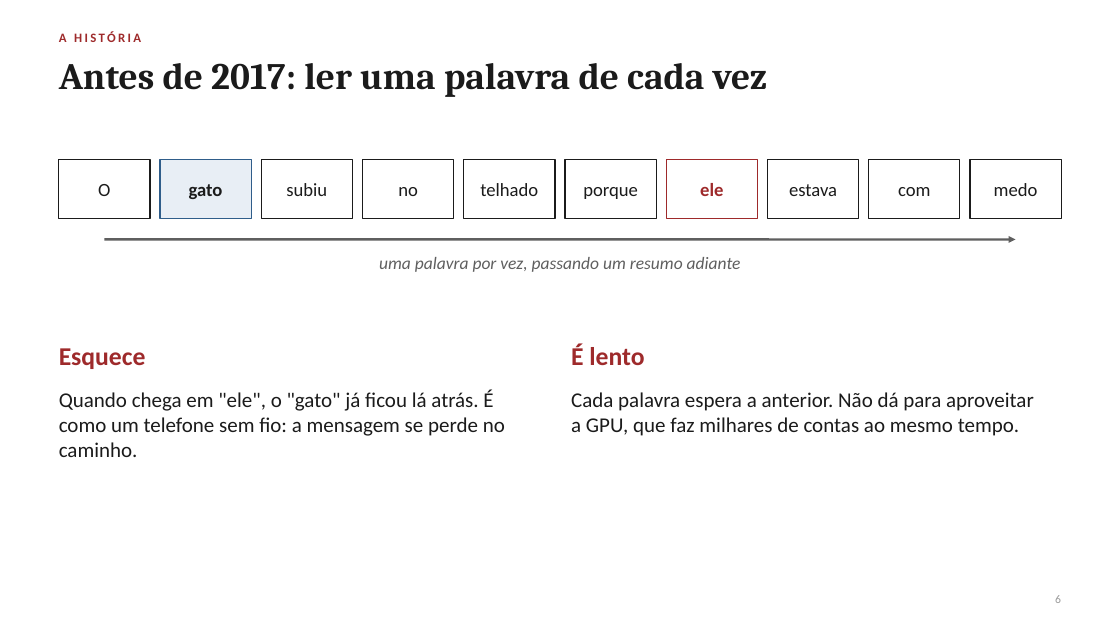
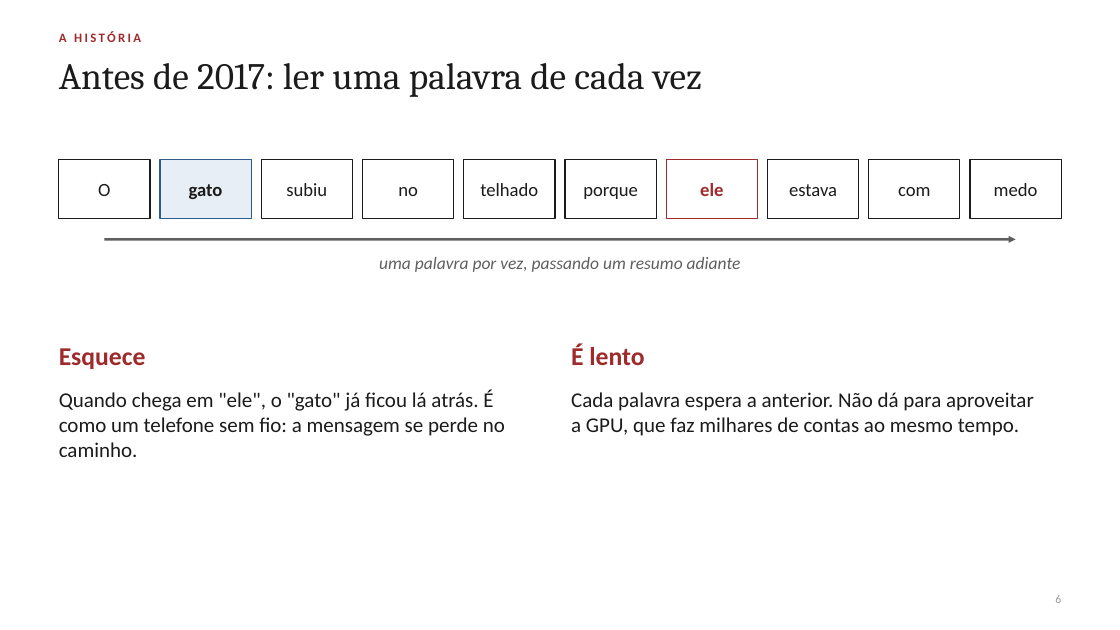
Before and after one commit to giovannibragasv/transformer-do-zero, a slide deck: slide 6 of slides/attention_workshop.pptx. Drawn at 1120x630 pixels with LibreOffice and Linux fonts; fonts in the diff are those of the drawing. Boxes give left, top, right and bottom in pixels: in the first picture for what was removed or moved away, otherwise in the second. Text is boxed around its words. In the diff, an @@ line names an element or a change of style, - is before the commit and + after.

```diff
--- a/slides/attention_workshop.pptx
+++ b/slides/attention_workshop.pptx
@@ text "Antes de 2017: ler uma ..." at [59,63,702,97]: bold off @@
```
Also in this commit, not shown: 24 other slides changed, 5 other files.
